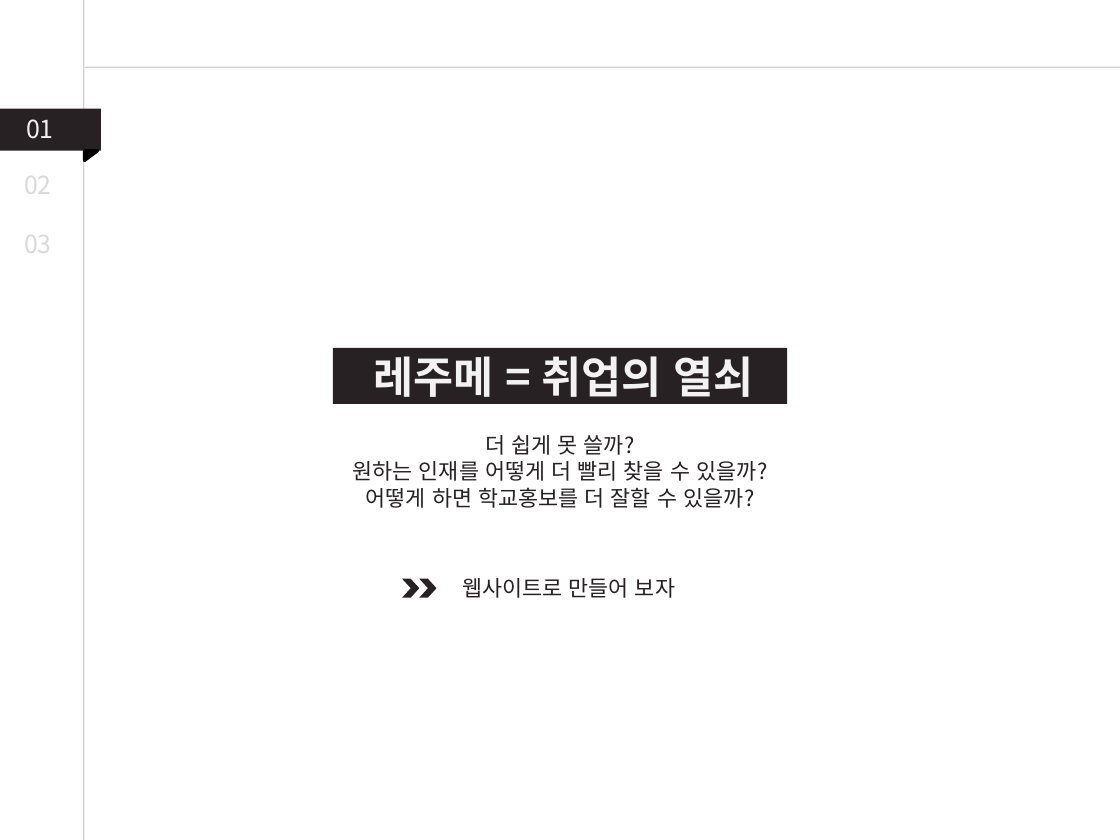
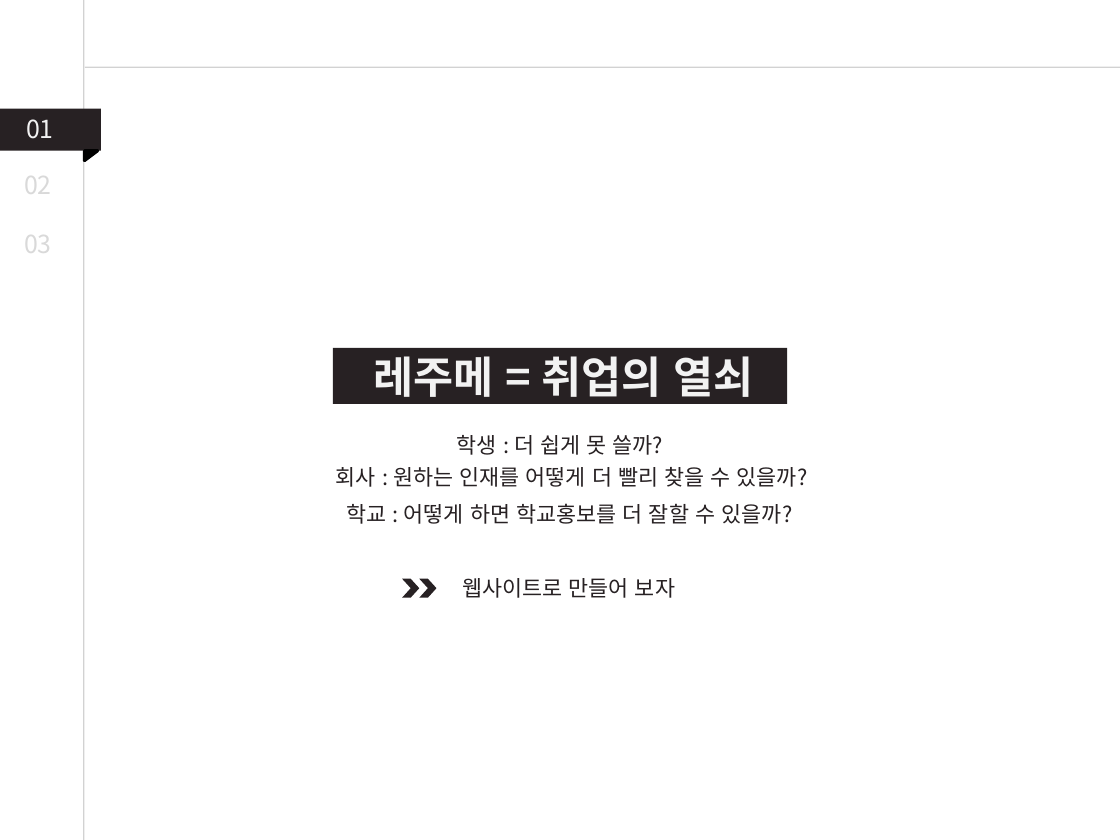
Before and after one commit to byh020907/2uzubook, a slide deck: slide 4 of Presentation/PPT템플릿_강의안.pptx. Drawn at 1120x840 pixels with LibreOffice and Linux fonts; fonts in the diff are those of the drawing. Boxes give left, top, right and bottom in pixels: in the first picture for what was removed or moved away, otherwise in the second. Text is boxed around its words. In the diff, an @@ line names an element or a change of style, - is before the commit and + after.

```diff
--- a/Presentation/PPT템플릿_강의안.pptx
+++ b/Presentation/PPT템플릿_강의안.pptx
@@ text at (457,435,664,455): text changed @@
-더 쉽게 못 쓸까?
-원하는 인재를 어떻게 더 빨리 찾을 수 있을까?
-어떻게 하면 학교홍보를 더 잘할 수 있을까?
+학생 : 더 쉽게 못 쓸까?
@@ text added at (336,467,808,487), 14 pt, text #272123 @@
+회사 : 원하는 인재를 어떻게 더 빨리 찾을 수 있을까?
@@ text added at (347,503,792,524), 14 pt, text #272123 @@
+학교 : 어떻게 하면 학교홍보를 더 잘할 수 있을까?
```
Also in this commit, not shown: 1 other file.
